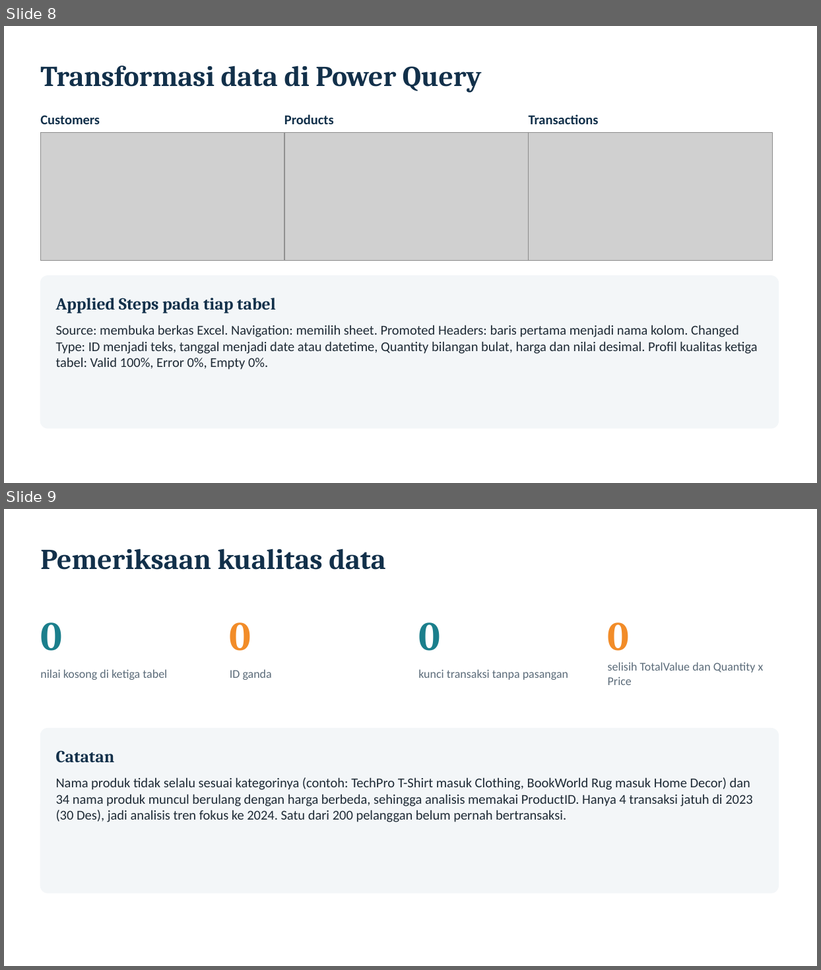
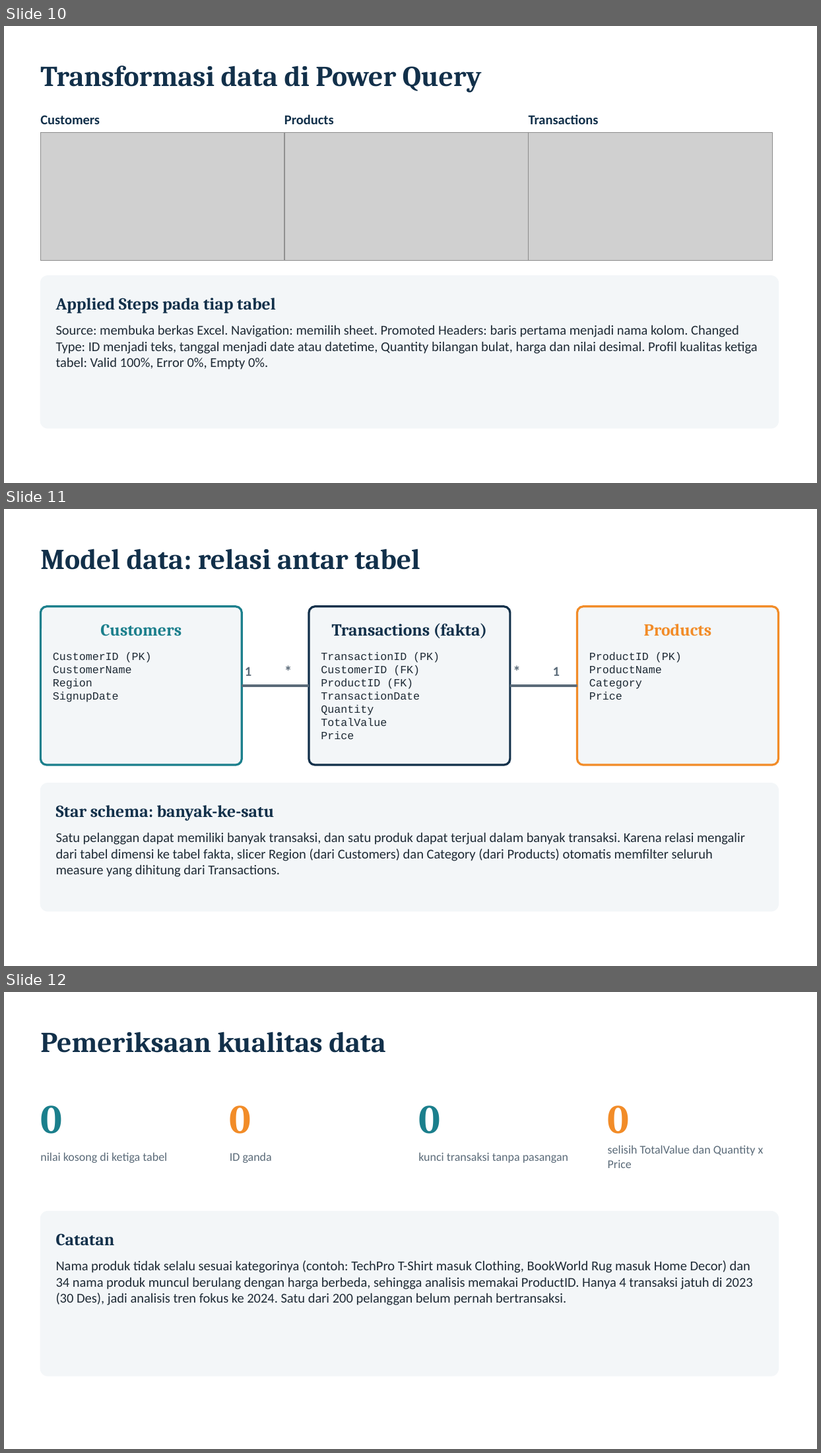
Before and after one commit to farhansech/EXACOUNT, a slide deck: output/EverMart_UTS_BDASC.pptx. Shown one above the other, each under a label of ours: slides 8 and 9 before the commit, slides 10, 11 and 12 after it. The pictures are 821x970 and 821x1453 pixels, drawn with LibreOffice and Linux fonts; fonts in the diff are those of the drawing; grey boxes stand for pictures. Boxes give left, top, right and bottom in pixels: in the first picture for what was removed or moved away, otherwise in the second. Text is boxed around its words. In the diff, an @@ line names an element or a change of style, - is before the commit and + after.

```diff
--- a/output/EverMart_UTS_BDASC.pptx
+++ b/output/EverMart_UTS_BDASC.pptx
@@ slide 11 added at <box>4,509,817,966</box>, background #FFFFFF @@
@@ text added at <box>40,549,420,570</box>, 34 pt, text #12304A, bold @@
+Model data: relasi antar tabel
@@ rounded rectangle added at <box>40,607,242,765</box>, fill #F3F6F8, outline #1B7F8C 2.5 pt @@
@@ rounded rectangle added at <box>309,607,510,765</box>, fill #F3F6F8, outline #12304A 2.5 pt @@
@@ rounded rectangle added at <box>578,607,779,765</box>, fill #F3F6F8, outline #F28C28 2.5 pt @@
@@ text added at <box>100,624,182,636</box>, 20 pt, text #1B7F8C, bold @@
+Customers
@@ text added at <box>332,623,487,638</box>, 20 pt, text #12304A, bold @@
+Transactions (fakta)
@@ text added at <box>644,624,712,636</box>, 20 pt, text #F28C28, bold @@
+Products
@@ text added at <box>53,652,152,702</box>, 13 pt, text #1E2A35 @@
+CustomerID (PK)
+CustomerName
+Region
+SignupDate
@@ text added at <box>245,667,252,676</box>, 16 pt, text #5B6B79, bold @@
+1
@@ text added at <box>284,658,309,683</box>, 18 pt, text #5B6B79, bold @@
+*
@@ text added at <box>321,652,440,739</box>, 13 pt, text #1E2A35 @@
+TransactionID (PK)
+CustomerID (FK)
+ProductID (FK)
+TransactionDate
+Quantity
+TotalValue
+Price
@@ text added at <box>514,658,538,683</box>, 18 pt, text #5B6B79, bold @@
+*
@@ text added at <box>553,667,560,676</box>, 16 pt, text #5B6B79, bold @@
+1
@@ text added at <box>589,652,682,700</box>, 13 pt, text #1E2A35 @@
+ProductID (PK)
+ProductName
+Category
+Price
@@ line added from (242, 686) to (309, 686), #5B6B79 3 pt @@
@@ line added from (510, 686) to (578, 686), #5B6B79 3 pt @@
@@ rounded rectangle added at <box>40,784,779,912</box>, fill #F3F6F8, outline #F3F6F8 1 pt @@
@@ text added at <box>56,805,275,821</box>, 20 pt, text #12304A, bold @@
+Star schema: banyak-ke-satu
@@ text added at <box>56,832,745,877</box>, 16 pt, text #1E2A35 @@
+Satu pelanggan dapat memiliki banyak transaksi, dan satu produk dapat terjual dalam banyak transaksi. Karena relasi mengalir dari tabel dimensi ke tabel fakta, slicer Region (dari Customers) dan Category (dari Products) otomatis memfilter seluruh measure yang dihitung dari Transactions.
@@ what was slide 8 is now slide 10 @@
@@ what was slide 9 is now slide 12 @@
```
Also in this commit, not shown: 8 slides changed, 11 other slides added, 3 slides removed.
